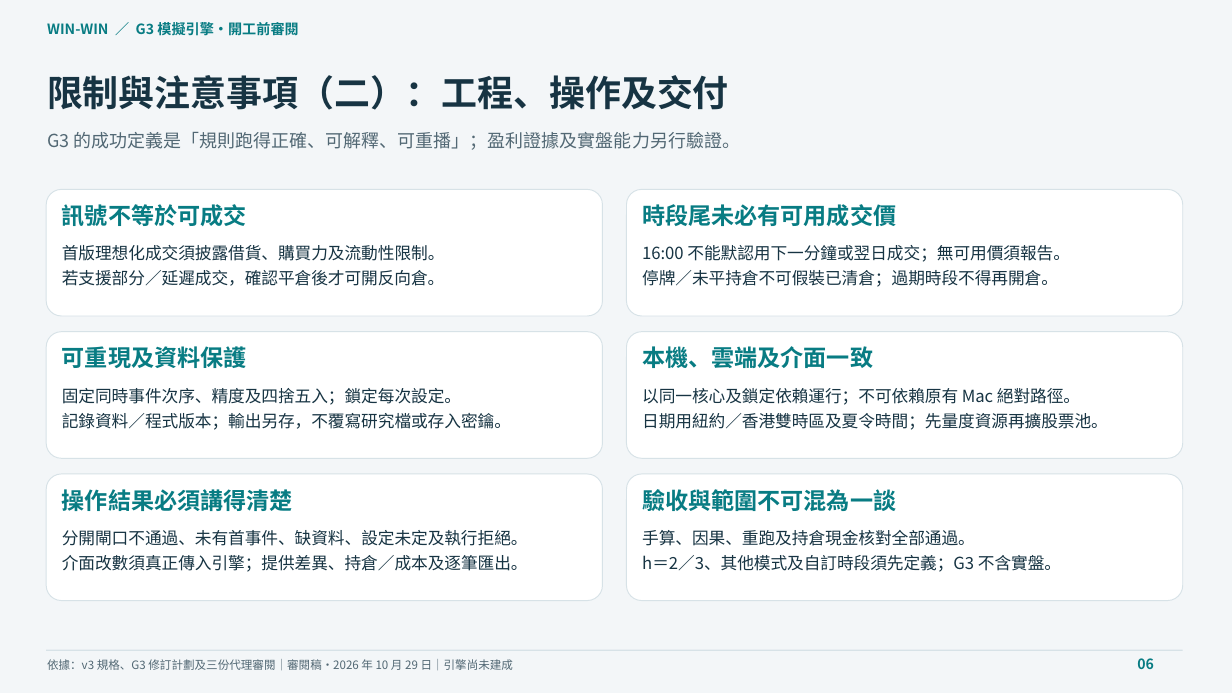
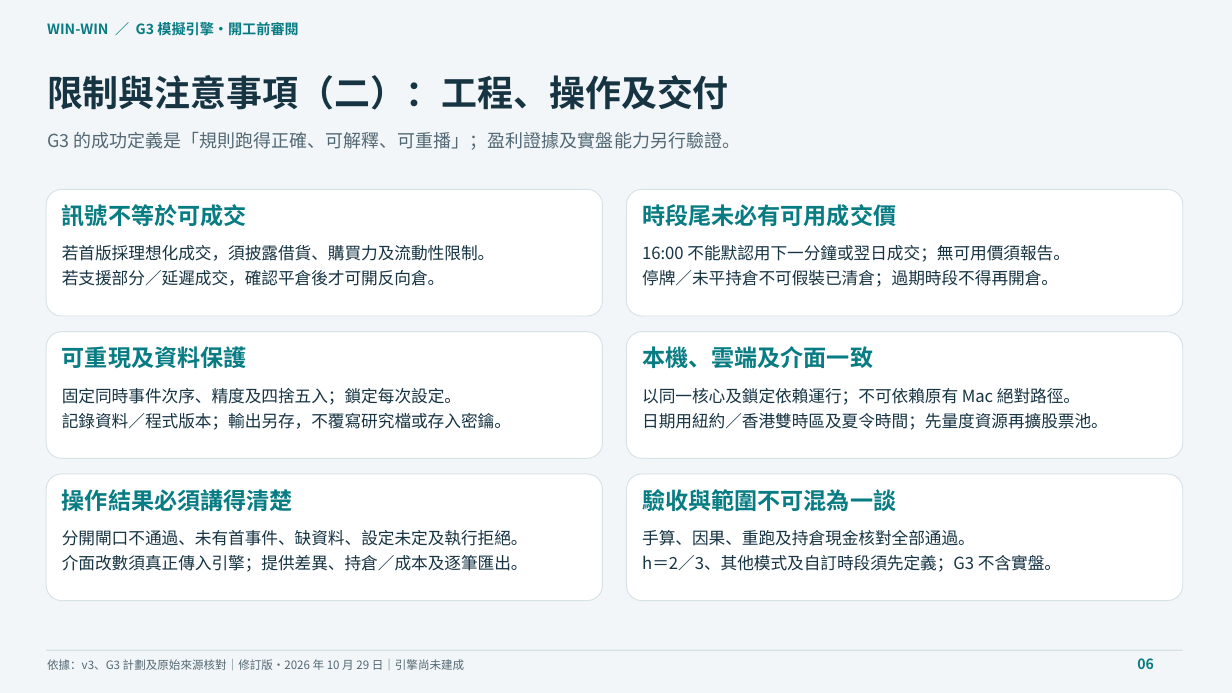
Before and after one commit to newprojectshkau/Win-win, a slide deck: slide 6 of output/slides/G3-engine-briefing-zh-HK.pptx. Drawn at 1232x693 pixels with LibreOffice and Linux fonts; fonts in the diff are those of the drawing. Boxes give left, top, right and bottom in pixels: in the first picture for what was removed or moved away, otherwise in the second. Text is boxed around its words. In the diff, an @@ line names an element or a change of style, - is before the commit and + after.

```diff
--- a/output/slides/G3-engine-briefing-zh-HK.pptx
+++ b/output/slides/G3-engine-briefing-zh-HK.pptx
@@ text at (62,245,495,261): text changed @@
-首版理想化成交須披露借貨、購買力及流動性限制。
+若首版採理想化成交，須披露借貨、購買力及流動性限制。
@@ text at (47,659,464,670): text changed @@
-依據：v3 規格、G3 修訂計劃及三份代理審閱｜審閱稿・2026 年 10 月 29 日｜引擎尚未建成
+依據：v3、G3 計劃及原始來源核對｜修訂版・2026 年 10 月 29 日｜引擎尚未建成
```
Also in this commit, not shown: 5 other slides changed, 5 other files.
